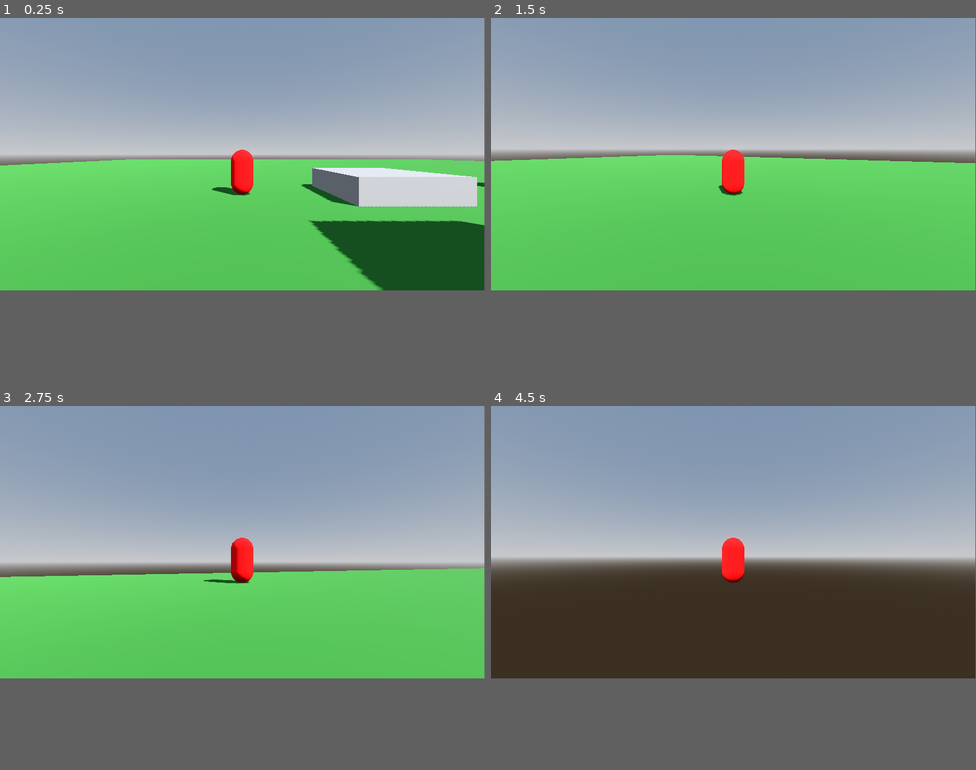
Above: before the commit, frames 1-4 (two rows, left to right).
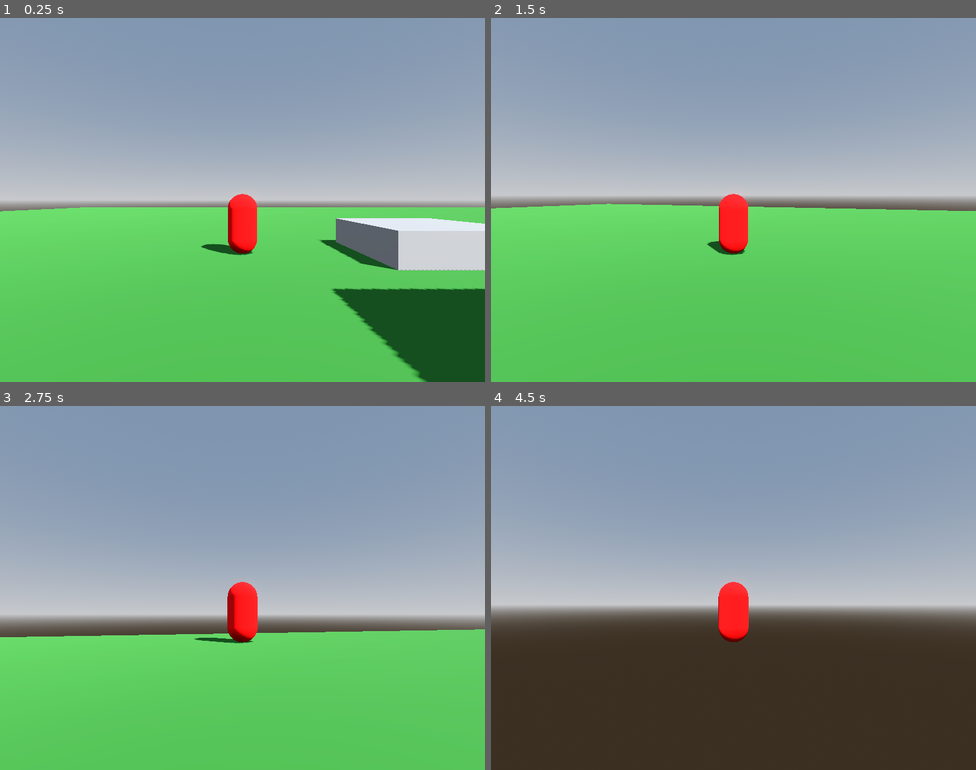
Above: after the commit, the same moments.

Repository: PillarQuestionMark/PillarQuestionMarkGame
Game: Godot game, scene res://Scenes/Playground.tscn
Two runs of this game, one before a commit and one after it. Both use one fixed random seed, a clock stepped at 60 frames per second and the inputs below.
Inputs (mouse positions are in pixels of both pictures, inside the frame that each line leads up to):
- Up to frame 1 (0.25 s): no input
- Up to frame 2 (1.5 s): tap Enter at 0.5 s; move the mouse to (757, 152) at 0.52 s; hold W (move_forward) from 0.53 s (still down); tap Space (jump) at 0.77 s; move the mouse to (709, 156) at 1.27 s
- Up to frame 3 (2.75 s): keep holding W (move_forward); tap Space (jump) at 1.52 s; move the mouse to (252, 537) at 2.02 s
- Up to frame 4 (4.5 s): keep holding W (move_forward); move the mouse to (728, 547) at 2.77 s; tap Space (jump) at 3.02, 3.5, 3.77 s; move the mouse to (767, 544) at 3.52 s; tap Enter at 4.25 s; move the mouse to (694, 540) at 4.27 s
In our replay, the window is 799x449 before the commit and 800x600 after it. These sizes can differ from the game's own. Grey fills any space a smaller window leaves; there, only what the larger window draws over its background counts as a difference.

The runs differ from the first frame. In frame 1, 44% of the frame differs, in the area x 0-100%, y 0-100%; in frame 2, 22%; in frame 3, 27%; in frame 4, 24%.

Commit message:
add splash screen

Diff:
--- /dev/null
+++ b/Capstone_Game/Scenes/screens/photo_splash_screen.gd
@@ -0,0 +1,56 @@
+extends CanvasLayer
+
+@onready var photos: Array[Sprite2D] = [
+	$%Photo1,
+	$%Photo2,
+	$%Photo3,
+	$%Photo4,
+]
+
+var names := [
+	"SEVEN",
+	"KYRIE",
+	"TEDDY",
+	"DAWN",
+	"ALEX",
+	"SAM",
+	"CAROLINE",
+	"LUKE",
+]
+
+@onready var animator: AnimationPlayer = $%AnimationPlayer
+@onready var nametag: Label = $%Nametag
+
+const PHOTO_GAP := 64.0
+const PHOTO_WIDTH := 256
+const PHOTO_HEIGHT := 512
+
+func _ready() -> void:
+	_update_nametag_fontsize()
+
+	animator.play("splash")
+	# TODO: play some sound
+
+var name_idx := 0.0
+func _process(delta: float) -> void:
+	# choose which name to display based on how far the animation has played
+	var completion := animator.current_animation_position / animator.current_animation_length
+	var step := floori(completion * names.size())
+	step = clampi(step, 0, 7)
+	nametag.text = names[step]
+
+	#name_idx += delta * 52
+	#nametag.text = names[floori(name_idx) % names.size()]
+
+	_update_nametag_fontsize()
+
+## make nametag's font big enough to cover screen
+func _update_nametag_fontsize() -> void:
+	var vp_width: float = get_viewport().size.x
+	# this math is approximate and will vary depending on the font used
+	# at 1300pt, a single character covers an 800px wide screen
+	var fontsize := ((vp_width / 800.0) * 1300.0) / nametag.text.length()
+	nametag.add_theme_font_size_override("font_size", fontsize)
+
+func _on_animation_player_animation_finished(anim_name: StringName) -> void:
+	get_tree().change_scene_to_file("res://Scenes/Playground.tscn")
--- /dev/null
+++ b/Capstone_Game/Scenes/screens/photo_splash_screen.tscn
@@ -0,0 +1,210 @@
+[gd_scene load_steps=10 format=3 uid="uid://yy53in46kswg"]
+
+[ext_resource type="Script" path="res://Scenes/screens/photo_splash_screen.gd" id="1_6y58m"]
+[ext_resource type="Texture2D" uid="uid://bhytpdfeak08a" path="res://IMG_6630_halftone.jpg" id="2_klajs"]
+[ext_resource type="Texture2D" uid="uid://cq8dk06og7488" path="res://photo1.png" id="2_ocw41"]
+[ext_resource type="Texture2D" uid="uid://d07hyrxad6lec" path="res://photo2.png" id="3_80f4q"]
+[ext_resource type="Texture2D" uid="uid://dbfve83aaryxs" path="res://photo3.png" id="4_8v0bh"]
+[ext_resource type="Texture2D" uid="uid://bp8eiv15o05dj" path="res://photo4.png" id="5_wcjt3"]
+
+[sub_resource type="Animation" id="Animation_cos0t"]
+length = 0.001
+tracks/0/type = "bezier"
+tracks/0/imported = false
+tracks/0/enabled = true
+tracks/0/path = NodePath("HBoxContainer/CenterContainer/Control/Photo1:position:y")
+tracks/0/interp = 1
+tracks/0/loop_wrap = true
+tracks/0/keys = {
+"handle_modes": PackedInt32Array(0),
+"points": PackedFloat32Array(0, -0.25, 0, 0.25, 0),
+"times": PackedFloat32Array(0)
+}
+tracks/1/type = "bezier"
+tracks/1/imported = false
+tracks/1/enabled = true
+tracks/1/path = NodePath("HBoxContainer/CenterContainer2/Control/Photo2:position:y")
+tracks/1/interp = 1
+tracks/1/loop_wrap = true
+tracks/1/keys = {
+"handle_modes": PackedInt32Array(0),
+"points": PackedFloat32Array(0, -0.25, 0, 0.25, 0),
+"times": PackedFloat32Array(0)
+}
+tracks/2/type = "bezier"
+tracks/2/imported = false
+tracks/2/enabled = true
+tracks/2/path = NodePath("HBoxContainer/CenterContainer3/Control/Photo3:position:y")
+tracks/2/interp = 1
+tracks/2/loop_wrap = true
+tracks/2/keys = {
+"handle_modes": PackedInt32Array(0),
+"points": PackedFloat32Array(0, -0.25, 0, 0.25, 0),
+"times": PackedFloat32Array(0)
+}
+tracks/3/type = "bezier"
+tracks/3/imported = false
+tracks/3/enabled = true
+tracks/3/path = NodePath("HBoxContainer/CenterContainer4/Control/Photo4:position:y")
+tracks/3/interp = 1
+tracks/3/loop_wrap = true
+tracks/3/keys = {
+"handle_modes": PackedInt32Array(0),
+"points": PackedFloat32Array(0, -0.25, 0, 0.25, 0),
+"times": PackedFloat32Array(0)
+}
+
+[sub_resource type="Animation" id="Animation_wv8ur"]
+resource_name = "splash"
+length = 2.0
+step = 0.5
+tracks/0/type = "bezier"
+tracks/0/imported = false
+tracks/0/enabled = true
+tracks/0/path = NodePath("HBoxContainer/CenterContainer/Control/Photo1:position:y")
+tracks/0/interp = 1
+tracks/0/loop_wrap = true
+tracks/0/keys = {
+"handle_modes": PackedInt32Array(0, 0, 0),
+"points": PackedFloat32Array(-1000, -1, 0, 0.5, 0, 0, -0.5, 0, 0.5, 0, 1000, -0.5, 0, 1, 0),
+"times": PackedFloat32Array(0, 1, 2)
+}
+tracks/1/type = "bezier"
+tracks/1/imported = false
+tracks/1/enabled = true
+tracks/1/path = NodePath("HBoxContainer/CenterContainer2/Control/Photo2:position:y")
+tracks/1/interp = 1
+tracks/1/loop_wrap = true
+tracks/1/keys = {
+"handle_modes": PackedInt32Array(0, 0, 0),
+"points": PackedFloat32Array(1000, -1, 0, 0.5, 0, 0, -0.5, 0, 0.5, 0, -1000, -0.5, 0, 1, 0),
+"times": PackedFloat32Array(0, 1, 2)
+}
+tracks/2/type = "bezier"
+tracks/2/imported = false
+tracks/2/enabled = true
+tracks/2/path = NodePath("HBoxContainer/CenterContainer3/Control/Photo3:position:y")
+tracks/2/interp = 1
+tracks/2/loop_wrap = true
+tracks/2/keys = {
+"handle_modes": PackedInt32Array(0, 0, 0),
+"points": PackedFloat32Array(-1000, -1, 0, 0.5, 0, 0, -0.5, 0, 0.5, 0, 1000, -0.5, 0, 1, 0),
+"times": PackedFloat32Array(0, 1, 2)
+}
+tracks/3/type = "bezier"
+tracks/3/imported = false
+tracks/3/enabled = true
+tracks/3/path = NodePath("HBoxContainer/CenterContainer4/Control/Photo4:position:y")
+tracks/3/interp = 1
+tracks/3/loop_wrap = true
+tracks/3/keys = {
+"handle_modes": PackedInt32Array(0, 0, 0),
+"points": PackedFloat32Array(1000, -1, 0, 0.5, 0, 0, -0.5, 0, 0.5, 0, -1000, -0.5, 0, 1, 0),
+"times": PackedFloat32Array(0, 1, 2)
+}
+
+[sub_resource type="AnimationLibrary" id="AnimationLibrary_06xps"]
+_data = {
+"RESET": SubResource("Animation_cos0t"),
+"splash": SubResource("Animation_wv8ur")
+}
+
+[node name="PhotoSplashScreen" type="CanvasLayer"]
+script = ExtResource("1_6y58m")
+
+[node name="Background" type="TextureRect" parent="."]
+anchors_preset = 15
+anchor_right = 1.0
+anchor_bottom = 1.0
+grow_horizontal = 2
+grow_vertical = 2
+texture = ExtResource("2_klajs")
+expand_mode = 1
+stretch_mode = 6
+
+[node name="AnimationPlayer" type="AnimationPlayer" parent="."]
+unique_name_in_owner = true
+libraries = {
+"": SubResource("AnimationLibrary_06xps")
+}
+
+[node name="HBoxContainer" type="HBoxContainer" parent="."]
+anchors_preset = 15
+anchor_right = 1.0
+anchor_bottom = 1.0
+grow_horizontal = 2
+grow_vertical = 2
+
+[node name="CenterContainer" type="CenterContainer" parent="HBoxContainer"]
+layout_mode = 2
+size_flags_horizontal = 3
+
+[node name="Control" type="Control" parent="HBoxContainer/CenterContainer"]
+layout_mode = 2
+
+[node name="Photo1" type="Sprite2D" parent="HBoxContainer/CenterContainer/Control"]
+unique_name_in_owner = true
+modulate = Color(0.968627, 1, 0.341176, 1)
+texture = ExtResource("2_ocw41")
+region_rect = Rect2(0, 0, 256, 512)
+
+[node name="CenterContainer2" type="CenterContainer" parent="HBoxContainer"]
+layout_mode = 2
+size_flags_horizontal = 3
+
+[node name="Control" type="Control" parent="HBoxContainer/CenterContainer2"]
+layout_mode = 2
+
+[node name="Photo2" type="Sprite2D" parent="HBoxContainer/CenterContainer2/Control"]
+unique_name_in_owner = true
+modulate = Color(1, 0.282353, 1, 1)
+texture = ExtResource("3_80f4q")
+region_rect = Rect2(0, 0, 256, 512)
+
+[node name="CenterContainer3" type="CenterContainer" parent="HBoxContainer"]
+layout_mode = 2
+size_flags_horizontal = 3
+
+[node name="Control" type="Control" parent="HBoxContainer/CenterContainer3"]
+layout_mode = 2
+
+[node name="Photo3" type="Sprite2D" parent="HBoxContainer/CenterContainer3/Control"]
+unique_name_in_owner = true
+modulate = Color(0.287385, 0.622187, 1, 1)
+texture = ExtResource("4_8v0bh")
+region_rect = Rect2(0, 0, 256, 512)
+
+[node name="CenterContainer4" type="CenterContainer" parent="HBoxContainer"]
+layout_mode = 2
+size_flags_horizontal = 3
+
+[node name="Control" type="Control" parent="HBoxContainer/CenterContainer4"]
+layout_mode = 2
+
+[node name="Photo4" type="Sprite2D" parent="HBoxContainer/CenterContainer4/Control"]
+unique_name_in_owner = true
+modulate = Color(1, 0, 0.345098, 1)
+texture = ExtResource("5_wcjt3")
+region_rect = Rect2(0, 0, 256, 512)
+
+[node name="CenterContainer" type="CenterContainer" parent="."]
+anchors_preset = 15
+anchor_right = 1.0
+anchor_bottom = 1.0
+offset_left = -205.0
+offset_top = -17.0
+offset_right = 205.0
+offset_bottom = 17.0
+grow_horizontal = 2
+grow_vertical = 2
+
+[node name="Nametag" type="Label" parent="CenterContainer"]
+unique_name_in_owner = true
+layout_mode = 2
+theme_override_colors/font_color = Color(0, 0, 0, 0)
+theme_override_colors/font_outline_color = Color(0, 0, 0, 1)
+theme_override_constants/outline_size = 2
+theme_override_font_sizes/font_size = 1200
+text = "NAME"
+
+[connection signal="animation_finished" from="AnimationPlayer" to="." method="_on_animation_player_animation_finished"]
--- a/Capstone_Game/project.godot
+++ b/Capstone_Game/project.godot
@@ -12,39 +12,44 @@
 
 config/name="CSE5902_Game"
 run/main_scene="res://Scenes/Playground.tscn"
-config/features=PackedStringArray("4.2", "Forward Plus")
+config/features=PackedStringArray("4.3", "Forward Plus")
 config/icon="res://icon.svg"
+
+[display]
+
+window/size/viewport_width=800
+window/size/viewport_height=600
 
 [input]
 
 move_left={
 "deadzone": 0.5,
-"events": [Object(InputEventKey,"resource_local_to_scene":fa …(171 unchanged characters)… keycode":65,"key_label":0,"unicode":97,"echo":false,"script":null)
-, Object(InputEventKey,"resource_local_to_scene":false,"reso …(166 unchanged characters)… ode":4194319,"key_label":0,"unicode":0,"echo":false,"script":null)
+"events": [Object(InputEventKey,"resource_local_to_scene":fa …(171 unchanged characters)… keycode":65,"key_label":0,"unicode":97,"location":0,"echo":false,"script":null)
+, Object(InputEventKey,"resource_local_to_scene":false,"reso …(166 unchanged characters)… ode":4194319,"key_label":0,"unicode":0,"location":0,"echo":false,"script":null)
 ]
 }
 move_right={
 "deadzone": 0.5,
-"events": [Object(InputEventKey,"resource_local_to_scene":fa …(172 unchanged characters)… eycode":68,"key_label":0,"unicode":100,"echo":false,"script":null)
-, Object(InputEventKey,"resource_local_to_scene":false,"reso …(166 unchanged characters)… ode":4194321,"key_label":0,"unicode":0,"echo":false,"script":null)
+"events": [Object(InputEventKey,"resource_local_to_scene":fa …(172 unchanged characters)… eycode":68,"key_label":0,"unicode":100,"location":0,"echo":false,"script":null)
+, Object(InputEventKey,"resource_local_to_scene":false,"reso …(166 unchanged characters)… ode":4194321,"key_label":0,"unicode":0,"location":0,"echo":false,"script":null)
 ]
 }
 move_forward={
 "deadzone": 0.5,
-"events": [Object(InputEventKey,"resource_local_to_scene":fa …(172 unchanged characters)… eycode":87,"key_label":0,"unicode":119,"echo":false,"script":null)
-, Object(InputEventKey,"resource_local_to_scene":false,"reso …(166 unchanged characters)… ode":4194320,"key_label":0,"unicode":0,"echo":false,"script":null)
+"events": [Object(InputEventKey,"resource_local_to_scene":fa …(172 unchanged characters)… eycode":87,"key_label":0,"unicode":119,"location":0,"echo":false,"script":null)
+, Object(InputEventKey,"resource_local_to_scene":false,"reso …(166 unchanged characters)… ode":4194320,"key_label":0,"unicode":0,"location":0,"echo":false,"script":null)
 ]
 }
 move_backward={
 "deadzone": 0.5,
-"events": [Object(InputEventKey,"resource_local_to_scene":fa …(172 unchanged characters)… eycode":83,"key_label":0,"unicode":115,"echo":false,"script":null)
-, Object(InputEventKey,"resource_local_to_scene":false,"reso …(166 unchanged characters)… ode":4194322,"key_label":0,"unicode":0,"echo":false,"script":null)
+"events": [Object(InputEventKey,"resource_local_to_scene":fa …(172 unchanged characters)… eycode":83,"key_label":0,"unicode":115,"location":0,"echo":false,"script":null)
+, Object(InputEventKey,"resource_local_to_scene":false,"reso …(166 unchanged characters)… ode":4194322,"key_label":0,"unicode":0,"location":0,"echo":false,"script":null)
 ]
 }
 jump={
 "deadzone": 0.5,
-"events": [Object(InputEventKey,"resource_local_to_scene":fa …(171 unchanged characters)… keycode":32,"key_label":0,"unicode":32,"echo":false,"script":null)
-, Object(InputEventKey,"resource_local_to_scene":false,"reso …(167 unchanged characters)… de":4194438,"key_label":0,"unicode":48,"echo":false,"script":null)
+"events": [Object(InputEventKey,"resource_local_to_scene":fa …(171 unchanged characters)… keycode":32,"key_label":0,"unicode":32,"location":0,"echo":false,"script":null)
+, Object(InputEventKey,"resource_local_to_scene":false,"reso …(167 unchanged characters)… de":4194438,"key_label":0,"unicode":48,"location":0,"echo":false,"script":null)
 , Object(InputEventJoypadButton,"resource_local_to_scene":false,"resource_name":"","device":-1,"button_index":1,"pressure":0.0,"pressed":false,"script":null)
 ]
 }
Binary file added: Capstone_Game/IMG_6630_halftone.jpg
Not shown, added: Capstone_Game/IMG_6630_halftone.jpg.import
Binary file added: Capstone_Game/photo1.png
Not shown, added: Capstone_Game/photo1.png.import
Binary file added: Capstone_Game/photo2.png
Not shown, added: Capstone_Game/photo2.png.import
Binary file added: Capstone_Game/photo3.png
Not shown, added: Capstone_Game/photo3.png.import
Binary file added: Capstone_Game/photo4.png
Not shown, added: Capstone_Game/photo4.png.import
